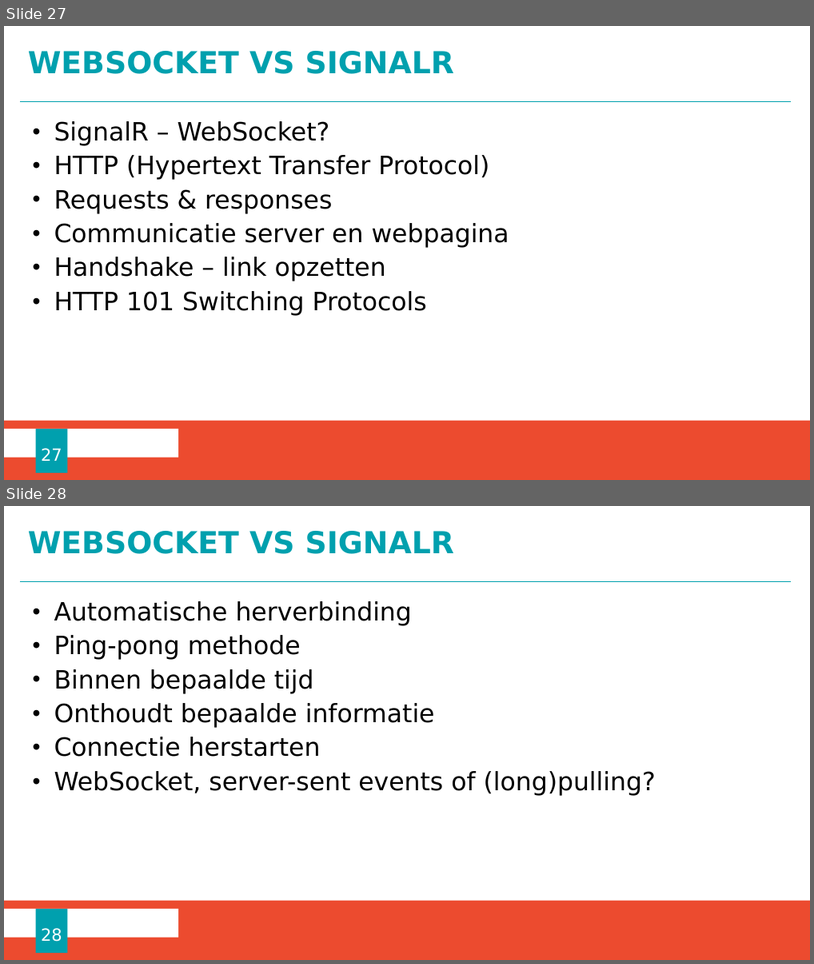
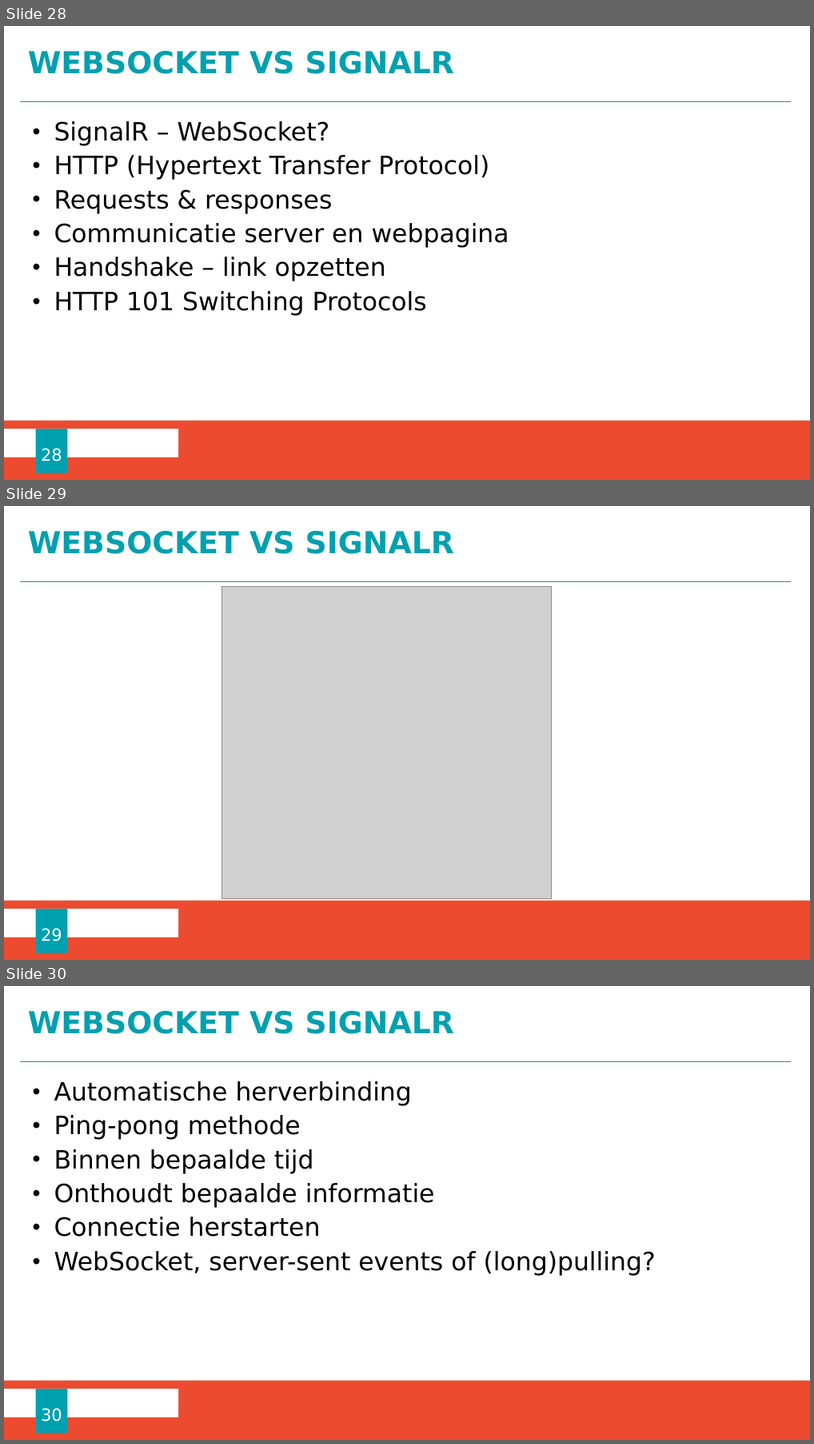
Before and after one commit to ChristopheM98/SignalR_Webapp, a slide deck: Presentatie SignalR.pptx. Shown one above the other, each under a label of ours: slides 27 and 28 before the commit, slides 28, 29 and 30 after it. The pictures are 814x964 and 814x1444 pixels, drawn with LibreOffice and Linux fonts; fonts in the diff are those of the drawing; grey boxes stand for pictures; background and template pictures are left out. Boxes give left, top, right and bottom in pixels: in the first picture for what was removed or moved away, otherwise in the second. Text is boxed around its words. In the diff, an @@ line names an element or a change of style, - is before the commit and + after.

```diff
--- a/Presentatie SignalR.pptx
+++ b/Presentatie SignalR.pptx
@@ slide 29 added at (4,506,810,960), background #FFFFFF; not listed: 3 template elements that a slide beside it also shows @@
@@ title added at (28,531,454,554), 36 pt, text #00A0AE, bold @@
+WEBSOCKET VS SIGNALR
@@ picture added at (222,587,552,899) @@
@@ page number added at (35,908,67,952), fill #00A0AE, 20 pt, text #FFFFFF @@
+29
@@ what was slide 27 is now slide 28 @@
@@ page number at (41,448,62,461): text changed @@
-27
+28
@@ what was slide 28 is now slide 30 @@
@@ page number at (41,1408,62,1421): text changed @@
-28
+30
```
Also in this commit, not shown: 5 slides changed, 1 other slide added, 1 other file.
